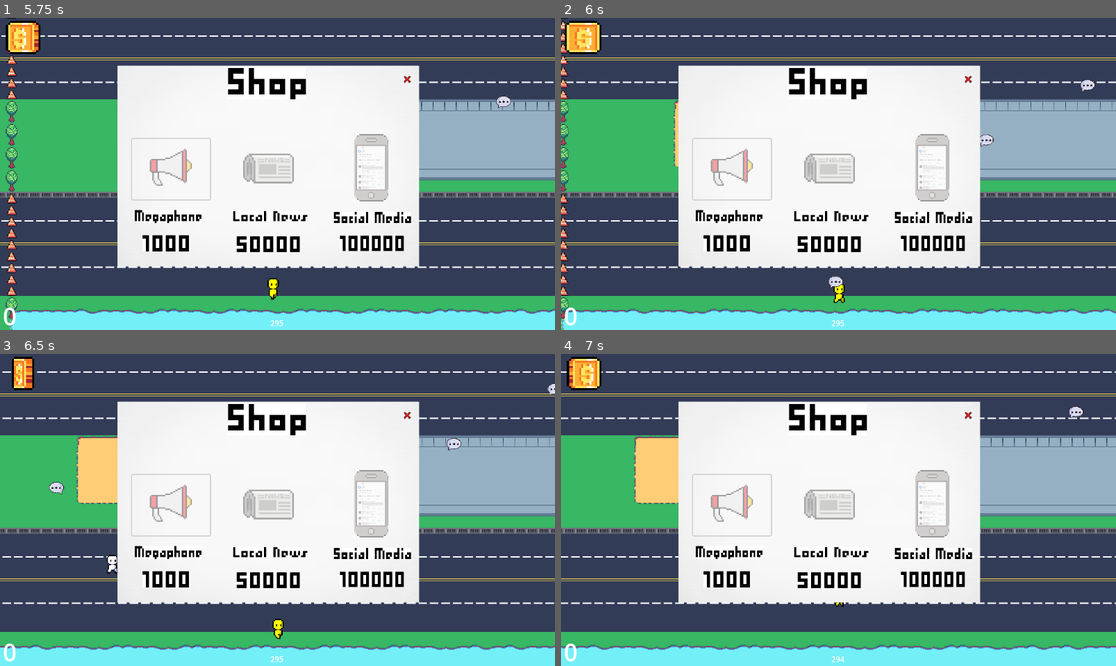
Above: before the commit, frames 1-4 (two rows, left to right).
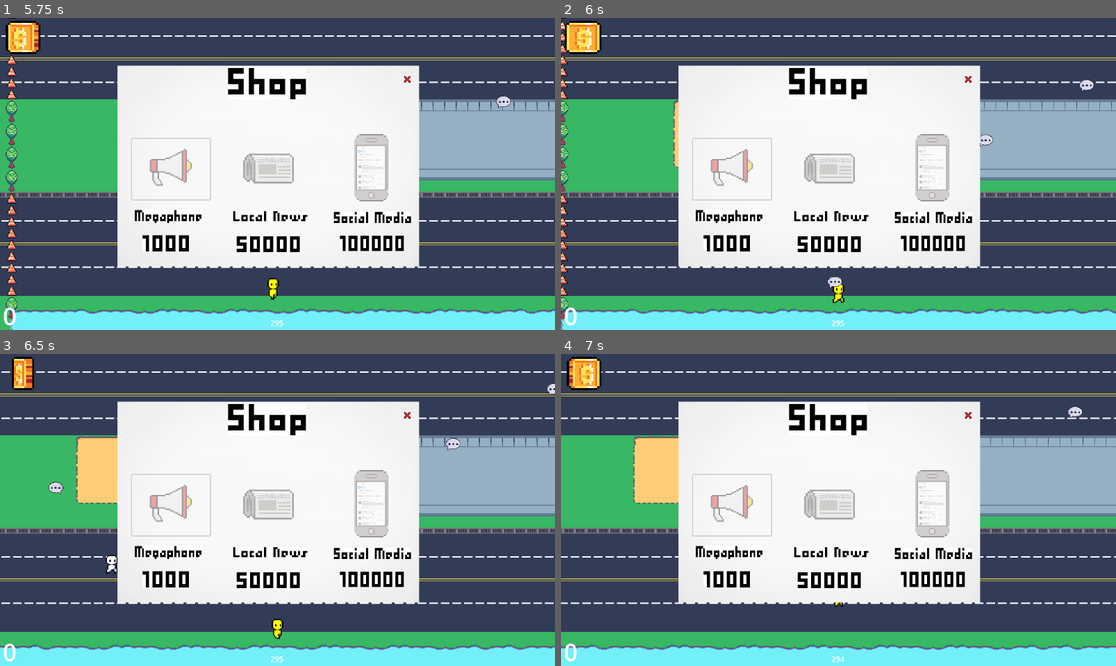
Above: after the commit, the same moments.

Repository: eliseokeefe/GameDevFinal
Game: Godot game, scene res://start.tscn
Two runs of this game, one before a commit and one after it. Both use one fixed random seed, a clock stepped at 60 frames per second and the inputs below.
Inputs (mouse positions are in pixels of both pictures, inside the frame that each line leads up to):
- Up to frame 1 (5.75 s): click "START" at 0.5 s; click (22, 39) at 1.25 s; click (172, 167) at 2 s; click (266, 167) at 2.75 s; click (371, 167) at 3.5 s; move the mouse to (399, 158) at 4.27 s; hold D (right) 4.28-5.03 s; click (399, 158) at 4.35 s; move the mouse to (166, 189) at 5.02 s; hold S (down) from 5.03 s (still down); click (166, 189) at 5.1 s
- Up to frame 2 (6 s): move the mouse to (894, 105) at 5.77 s; release S (down) at 5.78 s; hold D (right) from 5.78 s (still down); click (894, 105) at 5.85 s
- Up to frame 3 (6.5 s): keep holding D (right)
- Up to frame 4 (7 s): move the mouse to (810, 572) at 6.52 s; release D (right) at 6.53 s; hold W (up) from 6.53 s (still down); click (810, 572) at 6.6 s

Frame 1 is identical in both runs. In frame 2, 1.6% of the frame differs, in the area x 0-100%, y 0-100%; in frame 3, 1.2%; in frame 4, 1.1%.

Commit message:
fixing player collision shape

Diff:
--- a/player sprites/player.tscn
+++ b/player sprites/player.tscn
@@ -74,11 +74,11 @@
 frame_progress = 0.101503
 
 [node name="CollisionShape2D" type="CollisionShape2D" parent="."]
-position = Vector2(-1, 2)
+position = Vector2(-1, -5)
 shape = SubResource("CircleShape2D_t63jj")
 
 [node name="Camera2D" type="Camera2D" parent="."]
-position = Vector2(-2, 2)
+position = Vector2(-1, -5)
 zoom = Vector2(1.5, 1.5)
 limit_left = -445
 limit_top = -537
